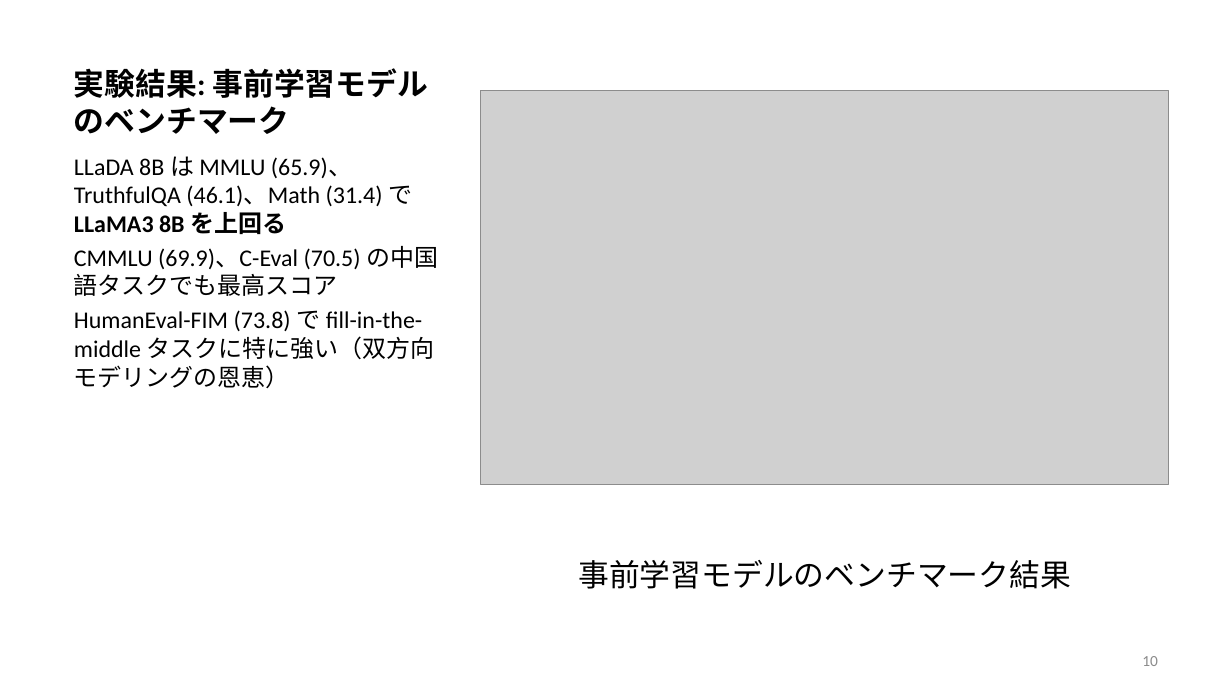
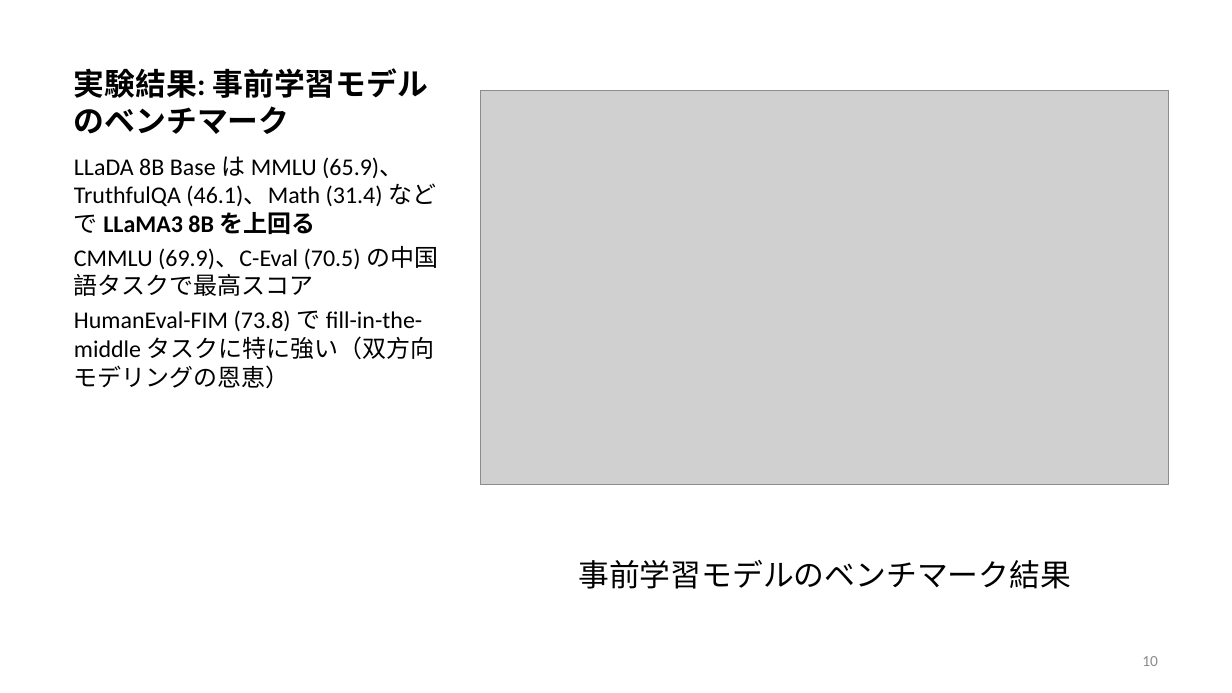
Before and after one commit to frinfo702/research-v1, a slide deck: slide 10 of presentation/decks/LLaDA/LLaDA_ja.pptx. Drawn at 1232x693 pixels with LibreOffice and Linux fonts; fonts in the diff are those of the drawing; grey boxes stand for pictures. Boxes give left, top, right and bottom in pixels: in the first picture for what was removed or moved away, otherwise in the second. Text is boxed around its words. In the diff, an @@ line names an element or a change of style, - is before the commit and + after.

```diff
--- a/presentation/decks/LLaDA/LLaDA_ja.pptx
+++ b/presentation/decks/LLaDA/LLaDA_ja.pptx
@@ text at [74,156,438,296]: text changed @@
-LLaDA 8B は MMLU (65.9)、TruthfulQA (46.1)、Math (31.4) で LLaMA3 8B を上回る
-CMMLU (69.9)、C-Eval (70.5) の中国語タスクでも最高スコア
+LLaDA 8B Base は MMLU (65.9)、TruthfulQA (46.1)、Math (31.4) などで LLaMA3 8B を上回る
+CMMLU (69.9)、C-Eval (70.5) の中国語タスクで最高スコア
```
Also in this commit, not shown: 14 other slides changed, 6 other files.
